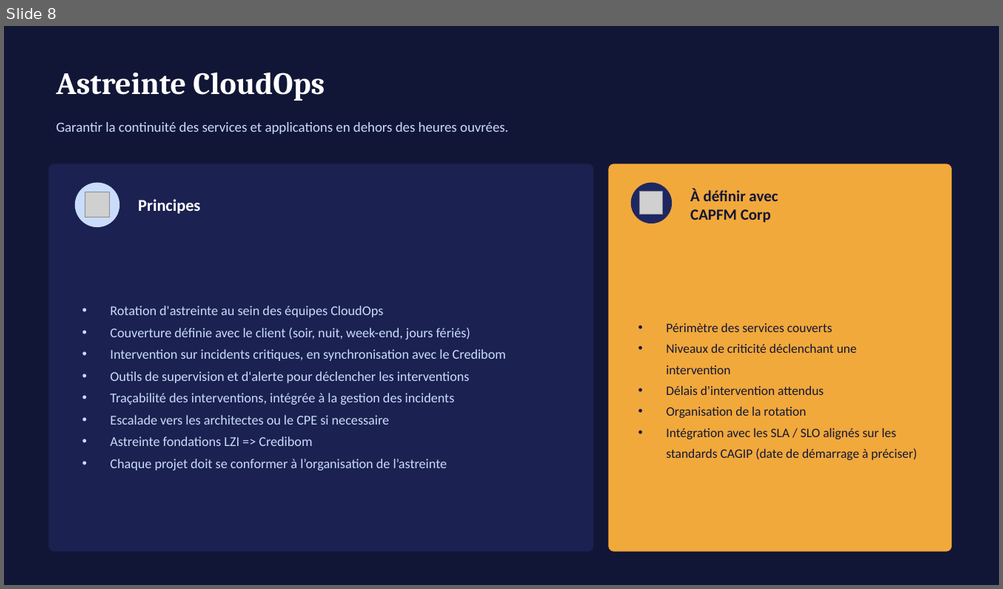
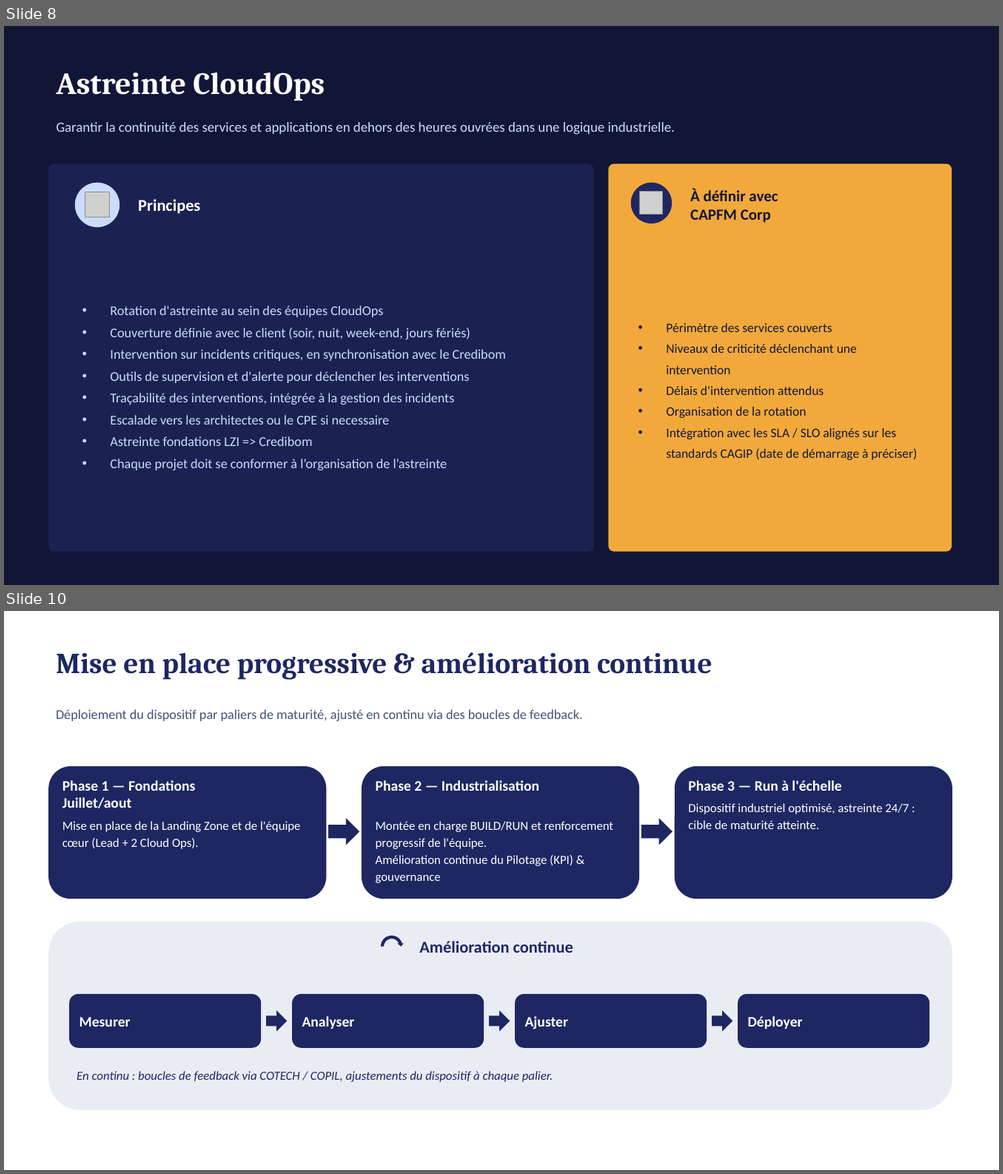
Before and after one commit to malphodo/newsfs, a slide deck: Modele_Operationnel_LZI.pptx. Shown one above the other, each under a label of ours: slide 8 before the commit, slides 8 and 10 after it; the slides between them are not shown. The pictures are 1003x589 and 1003x1174 pixels, drawn with LibreOffice and Linux fonts; fonts in the diff are those of the drawing; grey boxes stand for pictures. Boxes give left, top, right and bottom in pixels: in the first picture for what was removed or moved away, otherwise in the second. Text is boxed around its words. In the diff, an @@ line names an element or a change of style, - is before the commit and + after.

```diff
--- a/Modele_Operationnel_LZI.pptx
+++ b/Modele_Operationnel_LZI.pptx
@@ slide 10 added at (x1=4, y1=611, x2=999, y2=1170), background #FFFFFF @@
@@ text added at (x1=56, y1=652, x2=712, y2=680), 28 pt, text #1E2761, bold @@
+Mise en place progressive & amélioration continue
@@ text added at (x1=56, y1=709, x2=582, y2=721), 13 pt, text #44507A @@
+Déploiement du dispositif par paliers de maturité, ajusté en continu via des boucles de feedback.
@@ rounded rectangle added at (x1=48, y1=766, x2=327, y2=899), fill #1E2761, 12 pt, text #FFFFFF @@
+Phase 1 — Fondations
+Juillet/aout
+Mise en place de la Landing Zone et de l'équipe cœur (Lead + 2 Cloud Ops).
@@ rounded rectangle added at (x1=361, y1=766, x2=639, y2=899), fill #1E2761, 12 pt, text #FFFFFF @@
+Phase 2 — Industrialisation
+Montée en charge BUILD/RUN et renforcement progressif de l'équipe.
+Amélioration continue du Pilotage (KPI) & gouvernance
@@ rounded rectangle added at (x1=674, y1=766, x2=952, y2=899), fill #1E2761, 12 pt, text #FFFFFF @@
+Phase 3 — Run à l'échelle
+Dispositif industriel optimisé, astreinte 24/7 : cible de maturité atteinte.
@@ right arrow added at (x1=329, y1=818, x2=360, y2=846), fill #1E2761 @@
@@ right arrow added at (x1=641, y1=818, x2=672, y2=846), fill #1E2761 @@
@@ rounded rectangle added at (x1=48, y1=922, x2=952, y2=1111), fill #EAECF4 @@
@@ circular arrow added at (x1=379, y1=934, x2=404, y2=959), fill #1E2761 @@
@@ text added at (x1=419, y1=941, x2=573, y2=953), 16 pt, text #1E2761, bold @@
+Amélioration continue
@@ rounded rectangle added at (x1=70, y1=994, x2=262, y2=1048), fill #1E2761, 14 pt, text #FFFFFF, bold @@
+Mesurer
@@ rounded rectangle added at (x1=292, y1=994, x2=484, y2=1048), fill #1E2761, 14 pt, text #FFFFFF, bold @@
+Analyser
@@ rounded rectangle added at (x1=515, y1=994, x2=707, y2=1048), fill #1E2761, 14 pt, text #FFFFFF, bold @@
+Ajuster
@@ rounded rectangle added at (x1=737, y1=994, x2=929, y2=1048), fill #1E2761, 14 pt, text #FFFFFF, bold @@
+Déployer
@@ right arrow added at (x1=266, y1=1011, x2=287, y2=1032), fill #1E2761 @@
@@ right arrow added at (x1=489, y1=1011, x2=510, y2=1032), fill #1E2761 @@
@@ right arrow added at (x1=712, y1=1011, x2=733, y2=1032), fill #1E2761 @@
@@ text added at (x1=77, y1=1071, x2=553, y2=1082), 12 pt, text #1E2761, italic @@
+En continu : boucles de feedback via COTECH / COPIL, ajustements du dispositif à chaque palier.
@@ slide 8 changed as well @@
@@ text at (x1=56, y1=122, x2=674, y2=135): text changed @@
-Garantir la continuité des services et applications en dehors des heures ouvrées.
+Garantir la continuité des services et applications en dehors des heures ouvrées dans une logique industrielle.
```
Also in this commit, not shown: 8 other slides changed, 4 other slides added.
